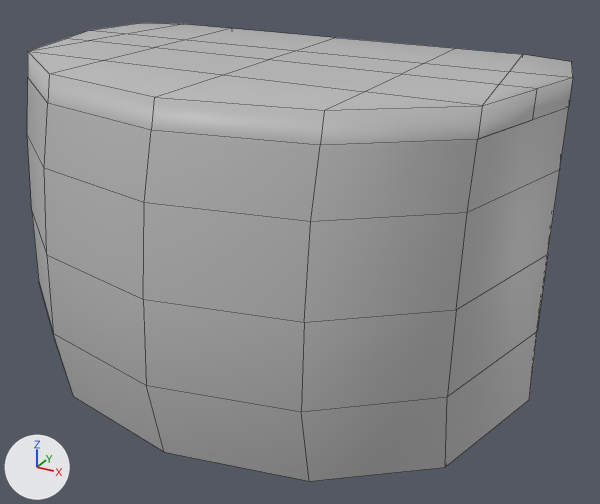
A saved change to the FBX model Assets/Models/Shaped_Bag.fbx.
Before and after are seen from a camera (50 mm lens) standing at (0.249, -0.389, 0.19) and looking at (0.027, 0.015, -0.012). Lighting does not change. The marker at lower left points along +X, +Y and +Z. Mesh edges are drawn as thin lines. Where no turn or scale is listed for an object, it has been applied to the vertices.

Objects in the first picture: 'BagBody', 'Bag_Lid'.
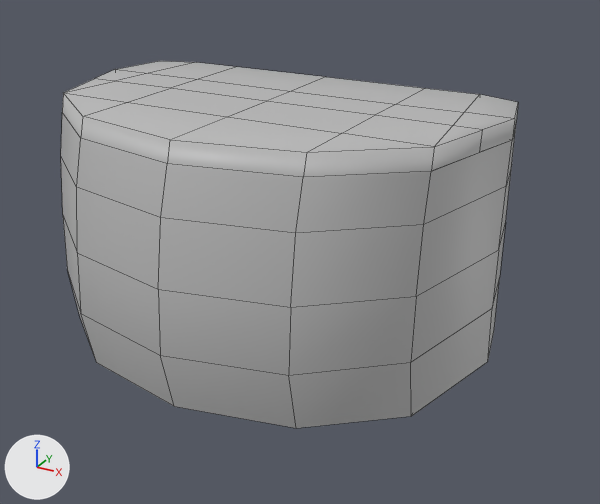
Pixel boxes (x1, y1, x2, y2) of what changed, in the pictures (600 x 504 px):
'BagBody', mesh rescaled (16% narrower, 22% shorter)
    before: (27, 79, 569, 481)
    after: (61, 113, 516, 428)
'Bag_Lid', mesh rescaled, moved (16% narrower)
    before: (28, 23, 573, 145)
    after: (62, 61, 518, 177)

Edits to the bpy script that builds the scene:
```text
Change me_mesh:
    where me_mesh.from_pydata(...)  # 140 vertices, 138 faces; spans x -0.165..0.165, y -0.103..0.114, z -0.098..0.083
    used by ob_bagbody; location = (0.0, 0.0, 0.0)
    me_mesh part 2: the whole mesh is scaled about the mesh origin by (0.841, 0.875, 0.763)
Change me_mesh_001:
    where me_mesh_001.from_pydata(...)  # 90 vertices, 92 faces; spans x -0.165..0.165, y -0.198..0.0, z -0.001..0.015
    used by ob_bag_lid; location = (0.0, 0.1143, 0.0832)
    me_mesh_001 part 1: the whole mesh is scaled about the mesh origin by (0.841, 0.875, 0.763)
Change ob_bag_lid:
    ob_bag_lid.location: (0.0, 0.1143, 0.0832) -> (0.0, 0.1, 0.0635)
```
